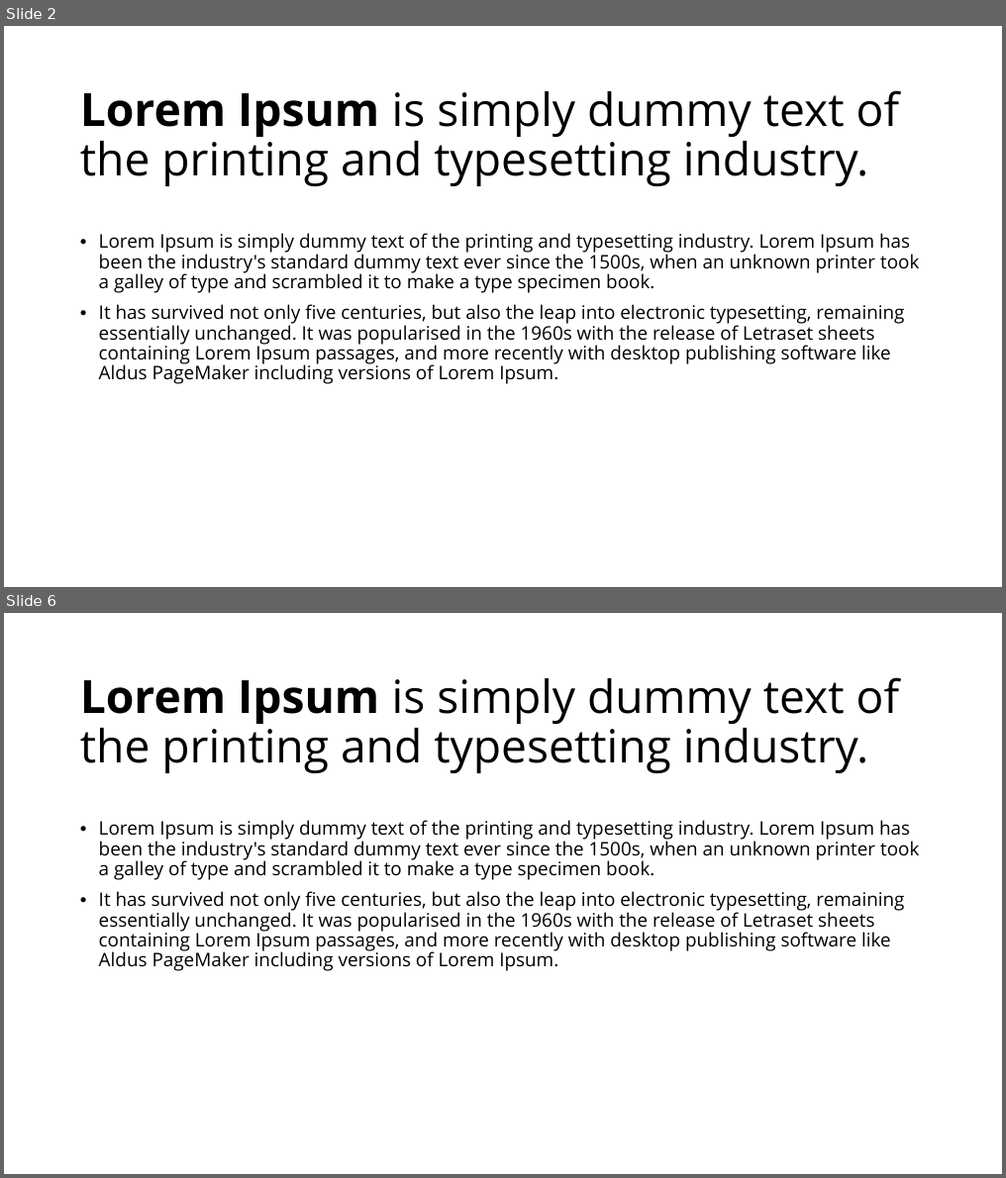
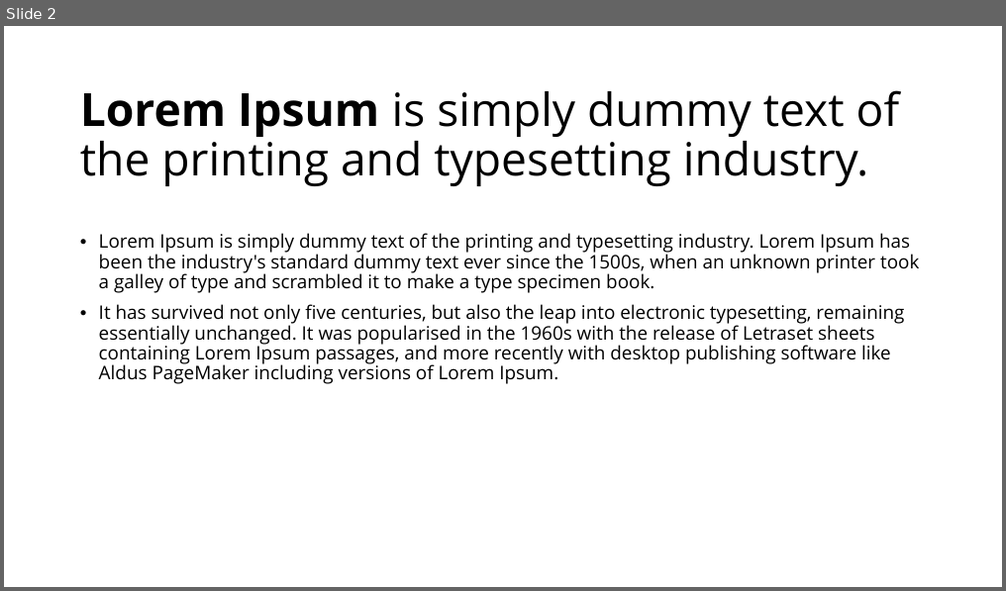
Before and after one commit to bireme/artes-graficas, a slide deck: slides/Capacitação 2026/slides/slide-pt.pptx. Shown one above the other, each under a label of ours: slides 2 and 6 before the commit, slide 2 after it; the slides between them are not shown. The pictures are 1006x1178 and 1006x591 pixels, drawn with LibreOffice and Linux fonts; fonts in the diff are those of the drawing; background and template pictures are left out. Boxes give left, top, right and bottom in pixels: in the first picture for what was removed or moved away, otherwise in the second. Text is boxed around its words. In the diff, an @@ line names an element or a change of style, - is before the commit and + after.

```diff
--- a/slides/Capacitação 2026/slides/slide-pt.pptx
+++ b/slides/Capacitação 2026/slides/slide-pt.pptx
@@ slide 6 removed at bbox=[4, 613, 1002, 1174], background picture (left out) @@
@@ title removed at bbox=[80, 677, 900, 773] @@
-Lorem Ipsum is simply dummy text of the printing and typesetting industry.
@@ text removed at bbox=[99, 820, 919, 971] @@
-• Lorem Ipsum is simply dummy text of the printing and typesetting industry. Lorem Ipsum has been the industry's standard dummy text ever since the 1500s, when an unknown printer took a galley of type and scrambled it to make a type specimen book.
-• It has survived not only five centuries, but also the leap into electronic typesetting, remaining essentially unchanged. It was popularised in the 1960s with the release of Letraset sheets containing Lorem Ipsum passages, and more recently with desktop publishing software like Aldus PageMaker including versions of Lorem Ipsum.
```
Also in this commit, not shown: 1 slide added, 6 other slides removed, 19 other files.
